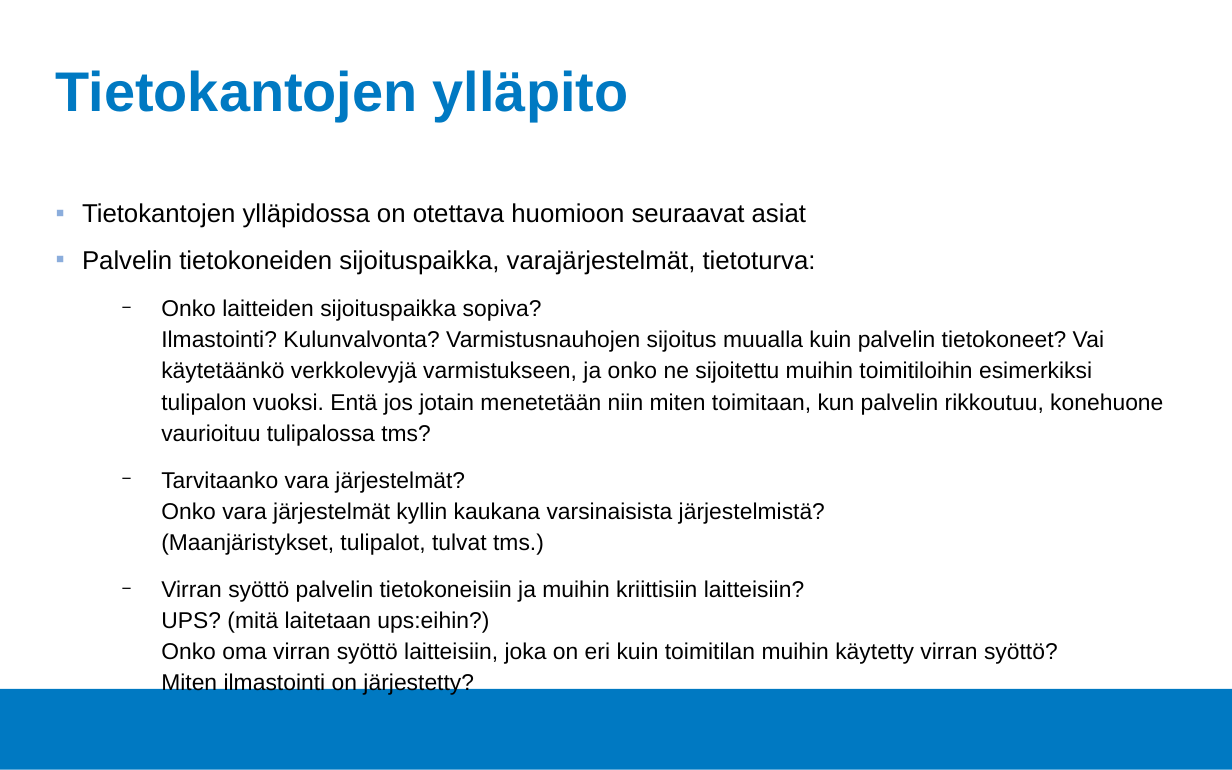
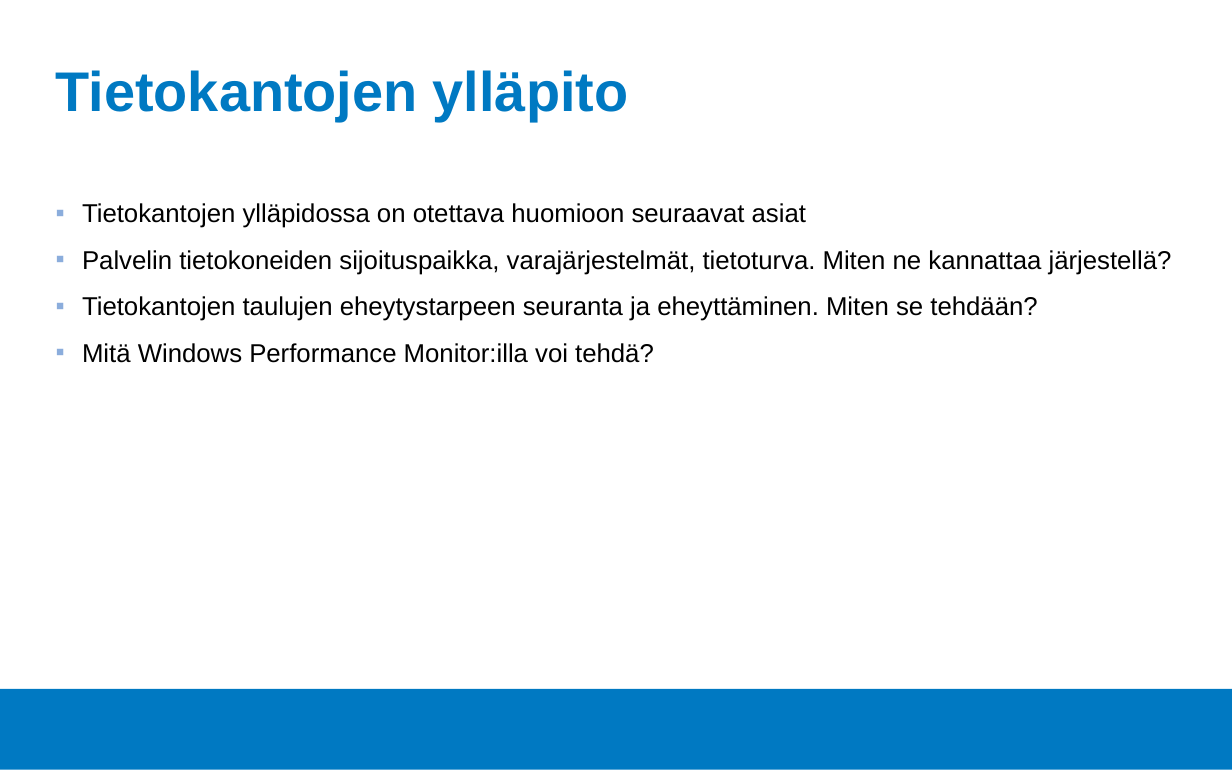
Before and after one commit to Tietokantahallinta/Tietokantahallinta.github.io, a slide deck: slide 2 of luennot/viikko06/Luentokalvot_06.odp. Drawn at 1232x770 pixels with LibreOffice and Linux fonts; fonts in the diff are those of the drawing; background and template pictures are left out. Boxes give left, top, right and bottom in pixels: in the first picture for what was removed or moved away, otherwise in the second. Text is boxed around its words. In the diff, an @@ line names an element or a change of style, - is before the commit and + after.

```diff
--- a/luennot/viikko06/Luentokalvot_06.odp
+++ b/luennot/viikko06/Luentokalvot_06.odp
@@ text at [82,250,1172,363]: text changed; size 14.7 to 16.6 pt @@
-▪ Palvelin tietokoneiden sijoituspaikka, varajärjestelmät, tietoturva:
-  − Onko laitteiden sijoituspaikka sopiva?
-    Ilmastointi? Kulunvalvonta? Varmistusnauhojen sijoitus muualla kuin palvelin tietokoneet? Vai käytetäänkö verkkolevyjä varmistukseen, ja onko ne sijoitettu muihin toimitiloihin esimerkiksi tulipalon vuoksi. Entä jos jotain menetetään niin miten toimitaan, kun palvelin rikkoutuu, konehuone vaurioituu tulipalossa tms?
-  − Tarvitaanko vara järjestelmät?
-    Onko vara järjestelmät kyllin kaukana varsinaisista järjestelmistä?
-    (Maanjäristykset, tulipalot, tulvat tms.)
-  − Virran syöttö palvelin tietokoneisiin ja muihin kriittisiin laitteisiin?
-    UPS? (mitä laitetaan ups:eihin?)
-    Onko oma virran syöttö laitteisiin, joka on eri kuin toimitilan muihin käytetty virran syöttö?
-    Miten ilmastointi on järjestetty?
+▪ Palvelin tietokoneiden sijoituspaikka, varajärjestelmät, tietoturva. Miten ne kannattaa järjestellä?
+▪ Tietokantojen taulujen eheytystarpeen seuranta ja eheyttäminen. Miten se tehdään?
+▪ Mitä Windows Performance Monitor:illa voi tehdä?
```
Also in this commit, not shown: 1 other slide changed, 1 slide added, 9 slides removed, 14 other files.
